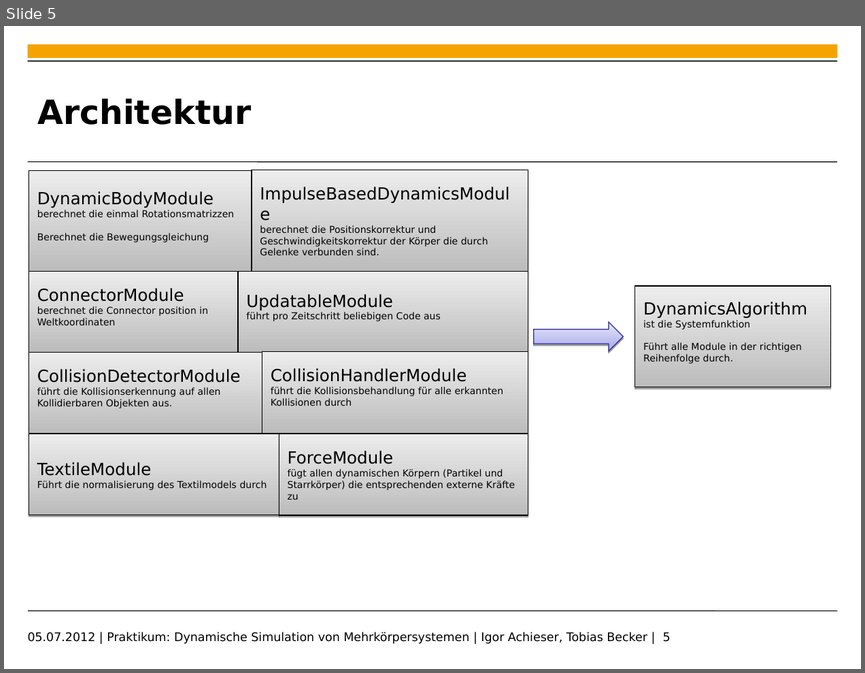
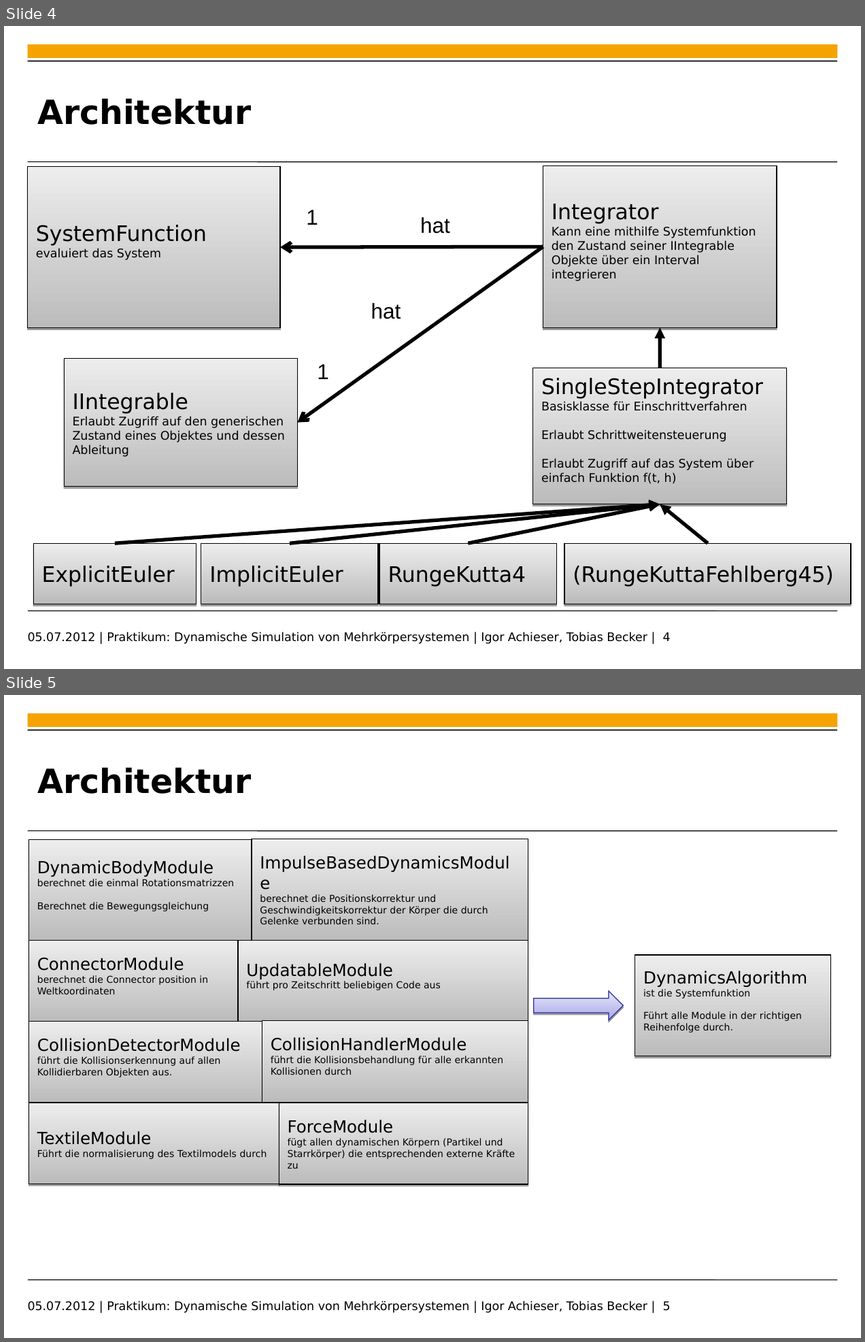
Before and after one commit to toeb/sine, a slide deck: Documentation/presentation.ppt. Shown one above the other, each under a label of ours: slide 5 before the commit, slides 4 and 5 after it. The pictures are 865x673 and 865x1342 pixels, drawn with LibreOffice and Linux fonts; fonts in the diff are those of the drawing; background and template pictures are left out. Boxes give left, top, right and bottom in pixels: in the first picture for what was removed or moved away, otherwise in the second. Text is boxed around its words. In the diff, an @@ line names an element or a change of style, - is before the commit and + after.

```diff
--- a/Documentation/presentation.ppt
+++ b/Documentation/presentation.ppt
@@ slide 4 added at [4, 26, 861, 669], background #FFFFFF; not listed: 4 template elements that a slide beside it also shows @@
@@ title added at [37, 98, 251, 125], 28 pt, text #000000, bold @@
+Architektur
@@ rectangle added at [27, 167, 280, 328], fill gradient #BCBCBC to #EDEDED, outline #000000 0.74 pt, 10 pt, text #000000 @@
+SystemFunction
+evaluiert das System
@@ rectangle added at [543, 165, 777, 328], fill gradient #BCBCBC to #EDEDED, outline #000000 0.74 pt, 10 pt, text #000000 @@
+Integrator
+Kann eine mithilfe Systemfunktion den Zustand seiner IIntegrable Objekte über ein Interval integrieren
@@ text added at [306, 210, 318, 225], 18 pt, text #000000 @@
+1
@@ text added at [420, 217, 450, 233], 18 pt, text #000000 @@
+hat
@@ arrow added from (543, 246) to (280, 247), #000000 3 pt @@
@@ arrow added from (543, 246) to (297, 422), #000000 3 pt @@
@@ text added at [371, 303, 401, 319], 18 pt, text #000000 @@
+hat
@@ arrow added from (660, 368) to (660, 328), #000000 3 pt @@
@@ rectangle added at [64, 359, 298, 487], fill gradient #BCBCBC to #EDEDED, outline #000000 0.74 pt, 10 pt, text #000000 @@
+IIntegrable
+Erlaubt Zugriff auf den generischen Zustand eines Objektes und dessen Ableitung
@@ text added at [317, 364, 329, 379], 18 pt, text #000000 @@
+1
@@ rectangle added at [532, 368, 786, 504], fill gradient #BCBCBC to #EDEDED, outline #000000 0.74 pt, 10 pt, text #000000 @@
+SingleStepIntegrator
+Basisklasse für Einschrittverfahren
+Erlaubt Schrittweitensteuerung
+Erlaubt Zugriff auf das System über einfach Funktion f(t, h)
@@ arrow added from (115, 543) to (660, 504), #000000 3 pt @@
@@ arrow added from (290, 543) to (660, 504), #000000 3 pt @@
@@ arrow added from (468, 543) to (660, 504), #000000 3 pt @@
@@ arrow added from (707, 543) to (660, 504), #000000 3 pt @@
@@ rectangle added at [33, 543, 196, 603], fill gradient #BCBCBC to #EDEDED, outline #000000 0.74 pt, 18 pt, text #000000 @@
+ExplicitEuler
@@ rectangle added at [201, 543, 379, 603], fill gradient #BCBCBC to #EDEDED, outline #000000 0.74 pt, 18 pt, text #000000 @@
+ImplicitEuler
@@ rectangle added at [379, 543, 555, 603], fill gradient #BCBCBC to #EDEDED, outline #000000 0.74 pt, 18 pt, text #000000 @@
+RungeKutta4
@@ rectangle added at [564, 543, 851, 603], fill gradient #BCBCBC to #EDEDED, outline #000000 0.74 pt, 18 pt, text #000000 @@
+(RungeKuttaFehlberg45)
@@ text added at [28, 631, 670, 643], 10 pt, text #000000 @@
+05.07.2012 | Praktikum: Dynamische Simulation von Mehrkörpersystemen | Igor Achieser, Tobias Becker | 4
```
Also in this commit, not shown: 1 slide changed, 1 other slide added, 1 slide removed.
